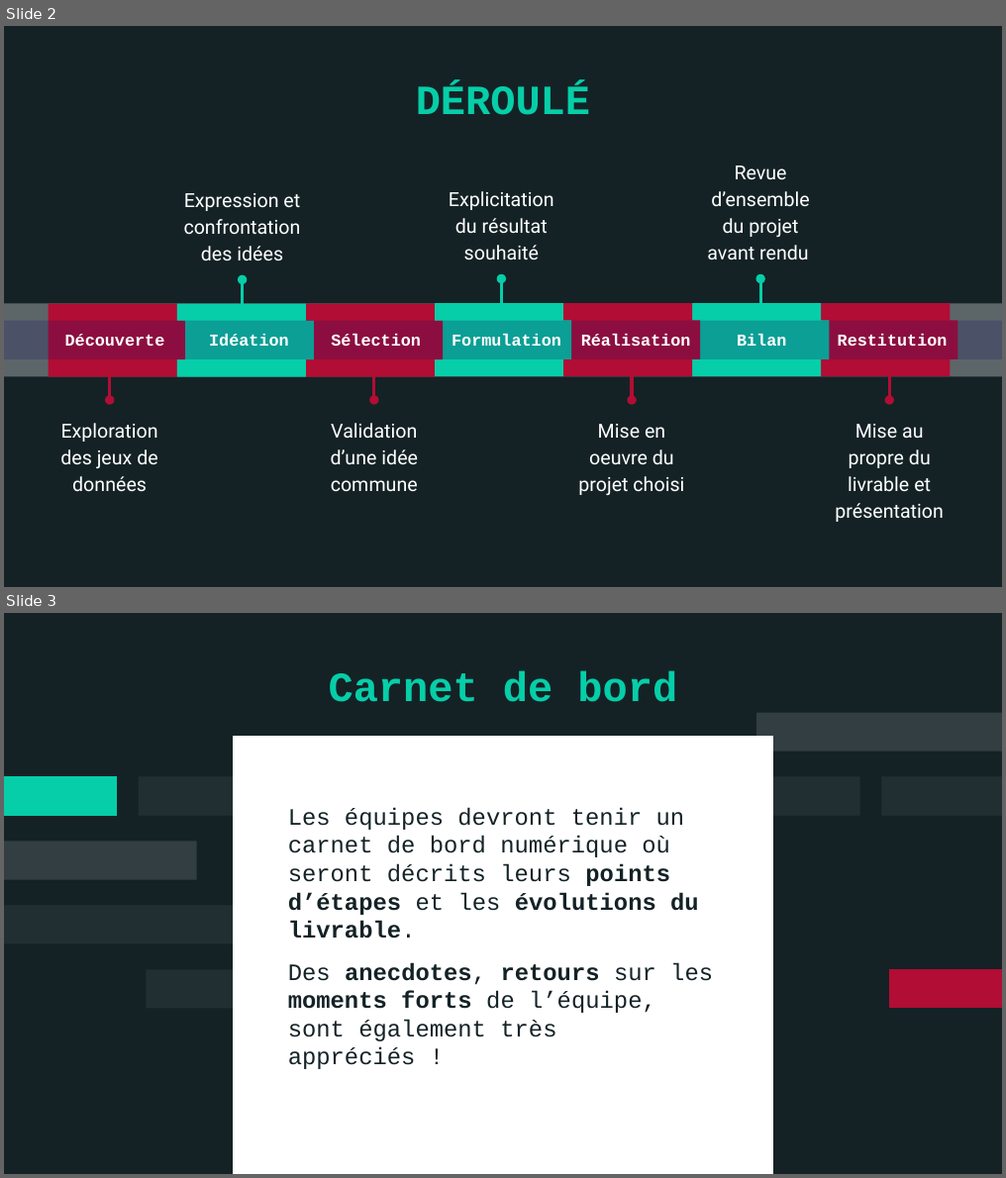
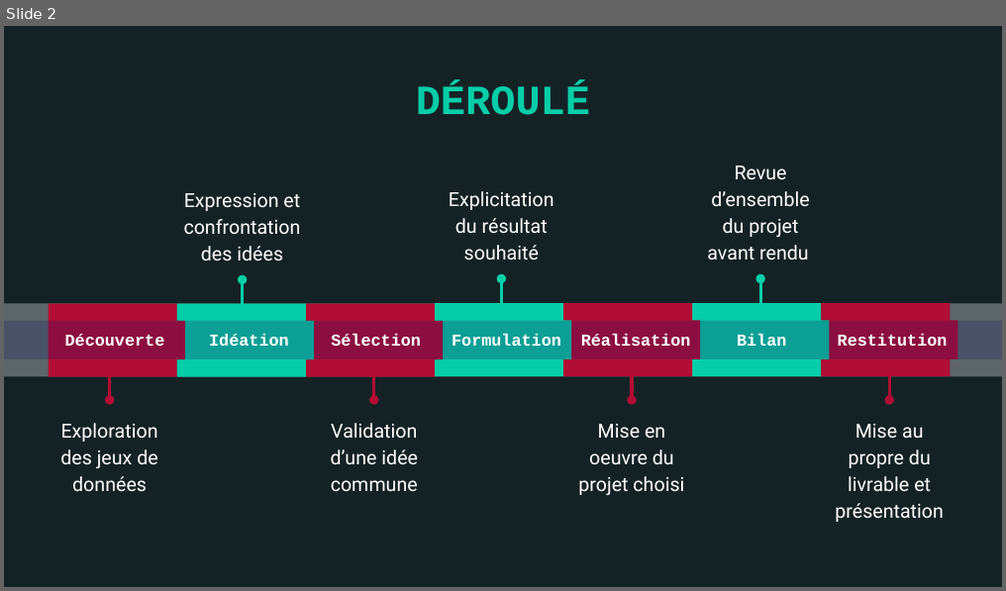
Before and after one commit to ademec/Serendipite-Godaille-Lenification, a slide deck: 2021-09 _ Carnet de bord.pptx. Shown one above the other, each under a label of ours: slides 2 and 3 before the commit, slide 2 after it. The pictures are 1006x1178 and 1006x591 pixels, drawn with LibreOffice and Linux fonts; fonts in the diff are those of the drawing. Boxes give left, top, right and bottom in pixels: in the first picture for what was removed or moved away, otherwise in the second. Text is boxed around its words. In the diff, an @@ line names an element or a change of style, - is before the commit and + after.

Commit message:
Mise en ligne du Carnet de Bord terminé.

```diff
--- a/2021-09 _ Carnet de bord.pptx
+++ b/2021-09 _ Carnet de bord.pptx
@@ slide 3 removed at (x1=4, y1=613, x2=1002, y2=1174), background #142226 @@
@@ title removed at (x1=329, y1=671, x2=677, y2=702) @@
-Carnet de bord
@@ freeform shape removed at (x1=756, y1=713, x2=1002, y2=752) @@
@@ freeform shape removed at (x1=233, y1=736, x2=773, y2=1174) @@
@@ freeform shape removed at (x1=4, y1=776, x2=118, y2=816) @@
@@ freeform shape removed at (x1=138, y1=776, x2=258, y2=816) @@
@@ freeform shape removed at (x1=602, y1=776, x2=860, y2=816) @@
@@ freeform shape removed at (x1=881, y1=776, x2=1002, y2=816) @@
@@ text removed at (x1=288, y1=808, x2=713, y2=1069) @@
-Les équipes devront tenir un carnet de bord numérique où seront décrits leurs points d’étapes et les évolutions du livrable.
-Des anecdotes, retours sur les moments forts de l’équipe, sont également très appréciés !
@@ freeform shape removed at (x1=4, y1=842, x2=197, y2=880) @@
@@ freeform shape removed at (x1=4, y1=905, x2=250, y2=945) @@
@@ freeform shape removed at (x1=146, y1=969, x2=266, y2=1008) @@
@@ freeform shape removed at (x1=888, y1=969, x2=1002, y2=1008) @@
```
Also in this commit, not shown: 9 slides changed, 24 slides added.
